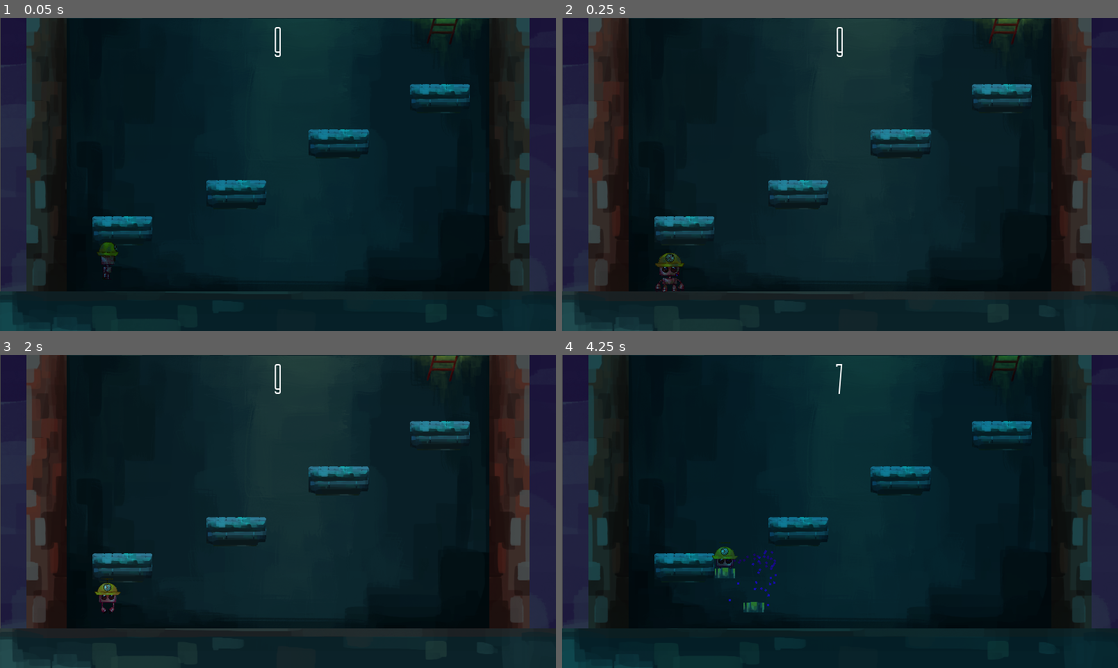
Above: before the commit, frames 1-4 (two rows, left to right).
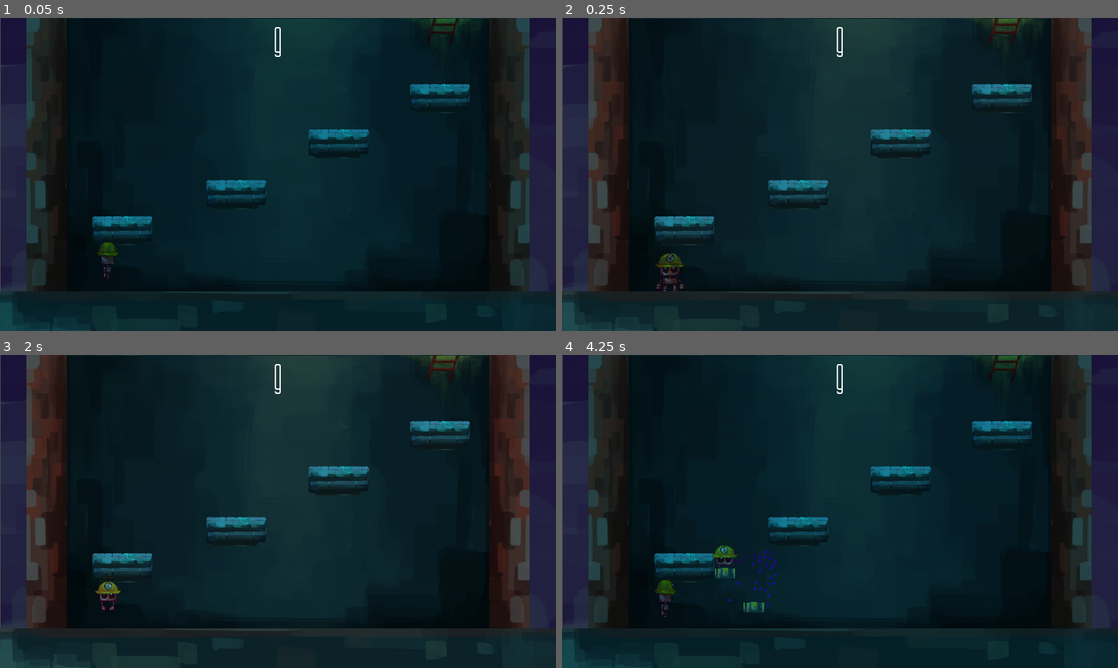
Above: after the commit, the same moments.

Repository: kcabra/clocky
Game: Godot game, scene res://levels/proto2.tscn
Two runs of this game, one before a commit and one after it. Both use one fixed random seed, a clock stepped at 60 frames per second and the inputs below.
Inputs:
- Up to frame 1 (0.05 s): no input
- Up to frame 2 (0.25 s): no input
- Up to frame 3 (2 s): hold D (move_right) 0.53-1.28 s; hold Space (place) 0.53-1.28 s; hold Page Down (ui_page_down) from 1.28 s (still down); tap Space (place) at 1.35 s
- Up to frame 4 (4.25 s): release Page Down (ui_page_down) at 2.03 s; hold D (move_right) 2.03-2.78 s; hold Space (place) 2.03-2.78 s; hold W (move_up) 2.78-3.53 s; tap Space (place) at 2.85 s; hold A (move_left) from 3.53 s (still down); hold Space (place) from 3.53 s (still down); tap R (reset, bound only after the commit) at 4.15 s

Frame 1 is identical in both runs. In frame 2, 0.1% of the frame differs, in the area x 16-23%, y 75-88%; in frame 3, 0.2%; in frame 4, 0.4%, in the area x 16-51%, y 2-84%.

Commit message:
new animations, minor fixes

Diff:
--- a/levels/game_mode.gd
+++ b/levels/game_mode.gd
@@ -50,5 +50,5 @@
 
 func _process(delta):
     $"UI/Label".text = String(floor(timer.time_left))
-    if Input.is_action_just_pressed("ui_page_down"):
+    if Input.is_action_just_pressed("reset"):
         switch_mode()
--- a/player/FSM_run.gd
+++ b/player/FSM_run.gd
@@ -82,7 +82,7 @@
             if jump_timer < 0 and parent.move_vec.x < MOVE_TOLERANCE:
                 sprite.animation = "stand"
                 sprite.frame = 0
-                sprite.playing = false
+                sprite.playing = true
         states.walk:
             sprite.animation = "walk"
             sprite.playing = true
--- a/player/Player_repair.gd
+++ b/player/Player_repair.gd
@@ -42,21 +42,20 @@
 
 func _physics_process(delta):
     if !block:
-        sprite.animation = "default"
-        sprite.playing = false
-        if move_vec.x >= 0:
-            sprite.flip_h = true
-        elif move_vec.x < 0:
-            sprite.flip_h = false
-
-        if move_vec.y < -MOVE_TOLERANCE:
-            sprite.frame = 2
-        elif move_vec.y > MOVE_TOLERANCE:
-            sprite.frame = 3
-        elif abs(move_vec.x) > MOVE_TOLERANCE:
-            sprite.frame = 1
-        else:
-            sprite.frame = 0
+        if sprite.animation == 'default':
+            sprite.playing = false
+            if move_vec.x >= 0:
+                sprite.flip_h = true
+            elif move_vec.x < 0:
+                sprite.flip_h = false
+            if move_vec.y < -MOVE_TOLERANCE:
+                sprite.frame = 2
+            elif move_vec.y > MOVE_TOLERANCE:
+                sprite.frame = 3
+            elif abs(move_vec.x) > MOVE_TOLERANCE:
+                sprite.frame = 1
+            else:
+                sprite.frame = 0
 
         move_vec = lerp(move_vec, get_input_dir() * SPEED, 0.1)
         move_vec = move_and_slide(move_vec)
@@ -88,3 +87,14 @@
     if event.is_action_pressed("place"):
         if holding:
             _release_block()
+            sprite.animation = "jazz"
+            sprite.frame = 0
+            sprite.playing = true
+            sprite.connect("animation_finished", self,
+                    "_on_sprite_animation_finished", [],
+                    CONNECT_ONESHOT)
+
+func _on_sprite_animation_finished():
+    sprite.animation = "default"
+    sprite.playing = false
+    sprite.frame = 0
--- a/player/player_repair.tscn
+++ b/player/player_repair.tscn
@@ -10,6 +10,13 @@
 [ext_resource path="res://player/assets/warp6.png" type="Texture" id=8]
 [ext_resource path="res://player/assets/warp8.png" type="Texture" id=9]
 [ext_resource path="res://player/assets/warp10.png" type="Texture" id=10]
+[ext_resource path="res://player/assets/jazz2.png" type="Texture" id=11]
+[ext_resource path="res://player/assets/jazz5.png" type="Texture" id=12]
+[ext_resource path="res://player/assets/jazz1.png" type="Texture" id=13]
+[ext_resource path="res://player/assets/jazz4.png" type="Texture" id=14]
+[ext_resource path="res://player/assets/jazz6.png" type="Texture" id=15]
+[ext_resource path="res://player/assets/jazz7.png" type="Texture" id=16]
+[ext_resource path="res://player/assets/jazz3.png" type="Texture" id=17]
 
 [sub_resource type="RectangleShape2D" id=1]
 extents = Vector2( 24.0447, 24.6461 )
@@ -48,6 +55,11 @@
 "loop": false,
 "name": "born",
 "speed": 10.0
+}, {
+"frames": [ ExtResource( 13 ), ExtResource( 11 ), ExtResource( 17 ), ExtResource( 14 ), ExtResource( 12 ), ExtResource( 15 ), ExtResource( 16 ) ],
+"loop": true,
+"name": "jazz",
+"speed": 10.0
 } ]
 
 [node name="player_repair" type="KinematicBody2D"]
@@ -70,7 +82,7 @@
 [node name="AnimatedSprite" type="AnimatedSprite" parent="."]
 scale = Vector2( 0.258785, 0.258785 )
 frames = SubResource( 5 )
-animation = "born"
+animation = "jazz"
 frame = 4
 playing = true
 
--- a/player/player_run.tscn
+++ b/player/player_run.tscn
@@ -1,10 +1,10 @@
-[gd_scene load_steps=24 format=2]
+[gd_scene load_steps=27 format=2]
 
 [ext_resource path="res://player/FSM_run.gd" type="Script" id=1]
 [ext_resource path="res://player/Player_run.gd" type="Script" id=2]
 [ext_resource path="res://player/assets/jump2.png" type="Texture" id=3]
 [ext_resource path="res://player/assets/jump1.png" type="Texture" id=4]
-[ext_resource path="res://player/assets/stand.png" type="Texture" id=5]
+[ext_resource path="res://player/assets/stand2.png" type="Texture" id=5]
 [ext_resource path="res://player/assets/jump4.png" type="Texture" id=6]
 [ext_resource path="res://player/assets/jump7.png" type="Texture" id=7]
 [ext_resource path="res://player/assets/walk2.png" type="Texture" id=8]
@@ -21,20 +21,28 @@
 [ext_resource path="res://player/assets/warp1.png" type="Texture" id=19]
 [ext_resource path="res://player/assets/warp6.png" type="Texture" id=20]
 [ext_resource path="res://player/assets/warp5.png" type="Texture" id=21]
+[ext_resource path="res://player/assets/stand4.png" type="Texture" id=22]
+[ext_resource path="res://player/assets/stand1.png" type="Texture" id=23]
+[ext_resource path="res://player/assets/stand3.png" type="Texture" id=24]
 
 [sub_resource type="RectangleShape2D" id=1]
 extents = Vector2( 53.27, 129.92 )
 
 [sub_resource type="SpriteFrames" id=2]
 animations = [ {
-"frames": [ ExtResource( 20 ), ExtResource( 21 ), ExtResource( 16 ), ExtResource( 17 ), ExtResource( 18 ), ExtResource( 19 ) ],
+"frames": [ ExtResource( 23 ), ExtResource( 5 ), ExtResource( 24 ), ExtResource( 22 ) ],
 "loop": true,
-"name": "born",
-"speed": 5.0
+"name": "stand",
+"speed": 8.0
 }, {
 "frames": [ ExtResource( 9 ), ExtResource( 8 ), ExtResource( 14 ), ExtResource( 8 ), ExtResource( 9 ), ExtResource( 12 ), ExtResource( 13 ), ExtResource( 12 ) ],
 "loop": true,
 "name": "walk",
+"speed": 10.0
+}, {
+"frames": [ ExtResource( 10 ), ExtResource( 15 ), ExtResource( 7 ) ],
+"loop": false,
+"name": "fall",
 "speed": 10.0
 }, {
 "frames": [ ExtResource( 4 ), ExtResource( 3 ), ExtResource( 11 ), ExtResource( 6 ) ],
@@ -42,20 +50,15 @@
 "name": "jump",
 "speed": 10.0
 }, {
-"frames": [ ExtResource( 5 ) ],
-"loop": true,
-"name": "stand",
-"speed": 5.0
-}, {
-"frames": [ ExtResource( 10 ), ExtResource( 15 ), ExtResource( 7 ) ],
-"loop": false,
-"name": "fall",
-"speed": 10.0
-}, {
 "frames": [ ExtResource( 19 ), ExtResource( 18 ), ExtResource( 17 ), ExtResource( 16 ), ExtResource( 21 ), ExtResource( 20 ) ],
 "loop": false,
 "name": "die",
 "speed": 10.0
+}, {
+"frames": [ ExtResource( 20 ), ExtResource( 21 ), ExtResource( 16 ), ExtResource( 17 ), ExtResource( 18 ), ExtResource( 19 ) ],
+"loop": true,
+"name": "born",
+"speed": 5.0
 } ]
 
 [node name="player_run" type="KinematicBody2D"]
@@ -89,6 +92,6 @@
 
 [node name="AnimatedSprite" type="AnimatedSprite" parent="."]
 frames = SubResource( 2 )
-animation = "born"
-frame = 5
+animation = "stand"
+frame = 2
 playing = true
--- a/project.godot
+++ b/project.godot
@@ -63,6 +63,12 @@
 "events": [ Object(InputEventKey,"resource_local_to_scene":false,"resource_name":"","device":0,"alt":false,"shift":false,"control":false,"meta":false,"command":false,"pressed":false,"scancode":32,"unicode":0,"echo":false,"script":null)
  ]
 }
+reset={
+"deadzone": 0.5,
+"events": [ Object(InputEventKey,"resource_local_to_scene":false,"resource_name":"","device":0,"alt":false,"shift":false,"control":false,"meta":false,"command":false,"pressed":false,"scancode":82,"unicode":0,"echo":false,"script":null)
+, Object(InputEventKey,"resource_local_to_scene":false,"resource_name":"","device":0,"alt":false,"shift":false,"control":false,"meta":false,"command":false,"pressed":false,"scancode":16777236,"unicode":0,"echo":false,"script":null)
+ ]
+}
 
 [layer_names]
 
Binary file added: player/assets/jazz1.png
Not shown, added: player/assets/jazz1.png.import
Binary file added: player/assets/jazz2.png
Not shown, added: player/assets/jazz2.png.import
Binary file added: player/assets/jazz3.png
Not shown, added: player/assets/jazz3.png.import
Binary file added: player/assets/jazz4.png
Not shown, added: player/assets/jazz4.png.import
Binary file added: player/assets/jazz5.png
Not shown, added: player/assets/jazz5.png.import
Binary file added: player/assets/jazz6.png
Not shown, added: player/assets/jazz6.png.import
(and 11 more such lines)
